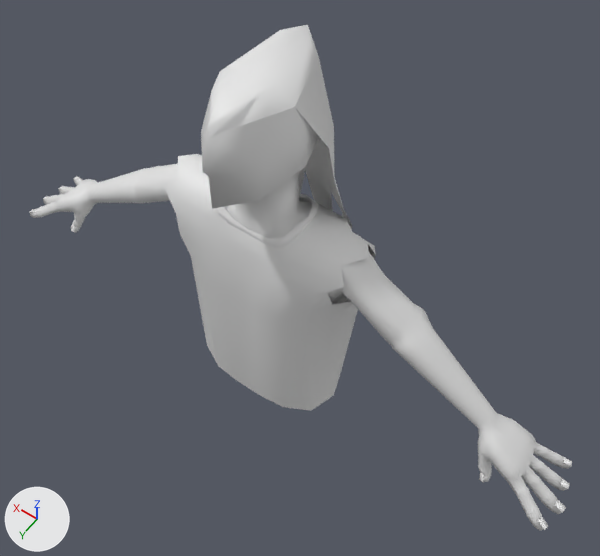
The glTF model assets/Models/Characters/DM/DungeonMaster.glb: old version first, new version second.
Rendered twice from a camera (50 mm lens) standing at (-1.73, 2.14, 3.59) and looking at (-0.2, -0.01, 0.22). Every picture has the same lights, and +X, +Y and +Z are marked at lower left. The picture after the commit comes second. Vertices at exactly the same position are counted once.
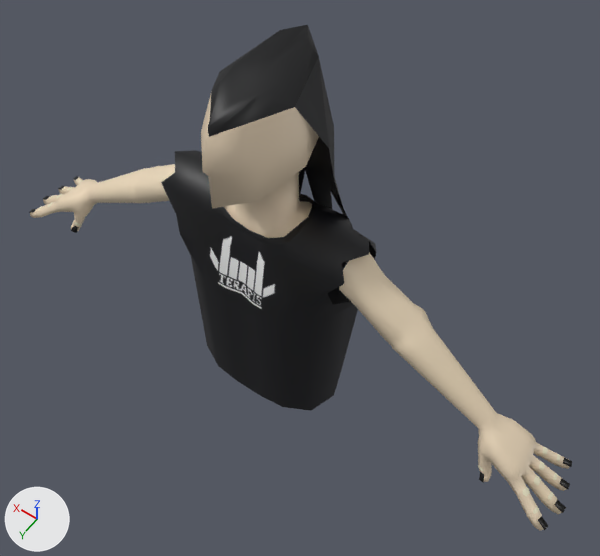
The change, as a list of edits to the scene's bpy script:
```text
Add img_dm_textureatlas:
    img_dm_textureatlas = load_image('DM TextureAtlas', '_unpacked/DM_TextureAtlas', 128, 128, 'sRGB')
Add mat_material:
    mat_material = principled_material('Material')
    mat_material.texture = img_dm_textureatlas
Change me_cube_001:
    used by ob_cube_001; location = (0.0, 0.0, 0.0)
    remove me_cube_001.from_pydata(...)  # 1497 vertices, 2896 faces; spans x -1.85..1.85, y -0.38..0.39, z -0.86..1.46
    add me_cube_001.from_pydata(...)  # 1485 vertices, 2864 faces; spans x -1.85..1.85, y -0.38..0.39, z -0.86..1.46
    me_cube_001 part 1
    34 vertices are removed from x -0.49..0.42, y -0.27..0.17, z 0.1..0.66
    131 faces are deleted
    6 vertices in x -0.53..0.53, y -0.18..-0.11, z 0.46..0.61 move by (0.0, 0.0, 0.02)
    4 vertices in x -0.48..0.48, y -0.28..-0.25, z 0.4..0.43 move by (0.0, 0.0, 0.03)
    10 vertices move from x -0.57..0.57, y -0.03..0.15, z 0.55..0.66 to x -0.58..0.58, y -0.03..0.16, z 0.59..0.68
    22 vertices are added at x -0.43..0.43, y -0.27..0.15, z 0.52..0.69
    99 new faces join them
    me_cube_001 part 2: 2765 faces spanning x -1.85..1.85, y -0.38..0.39, z -0.86..1.46 switch from no material to mat_material (picture img_dm_textureatlas)
```

Boxes (x1, y1, x2, y2) around the edits, measured in the pictures (600 x 556 px; the box of a moved part takes in the faces that stretch with it):
part 1 of me_cube_001, moved or reshaped: before (164, 154, 376, 304); after (161, 150, 377, 294)
part 2 of me_cube_001, recoloured (darker): (29, 25, 572, 531) in both
